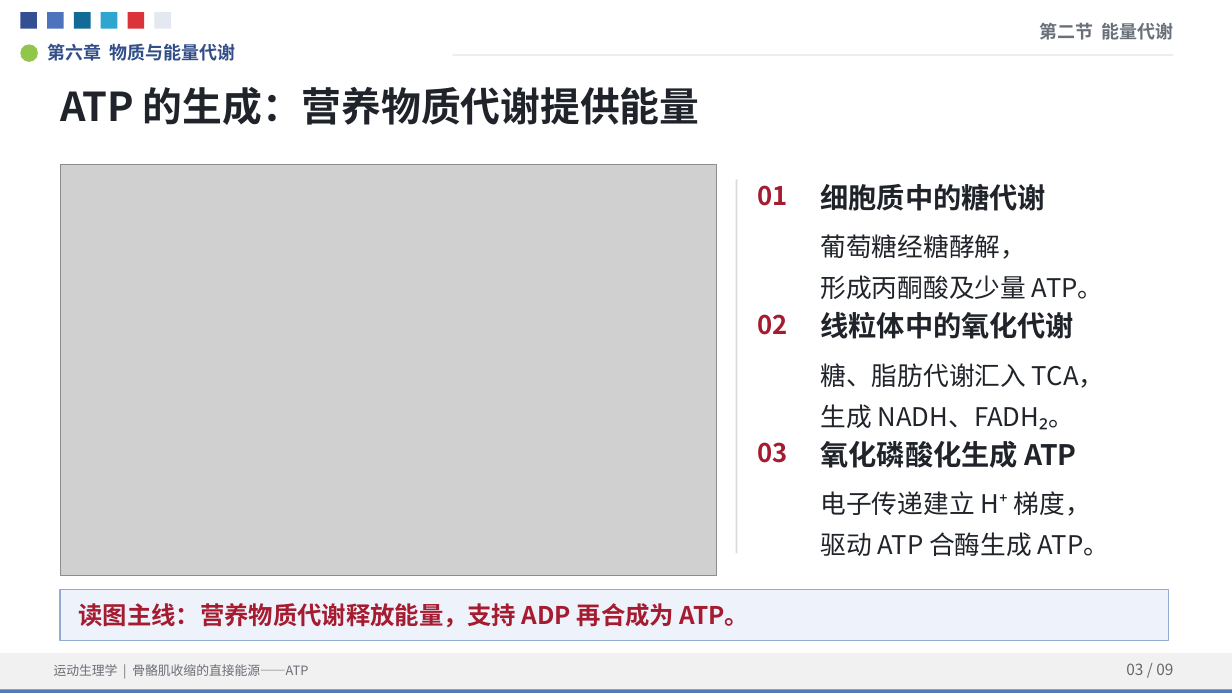
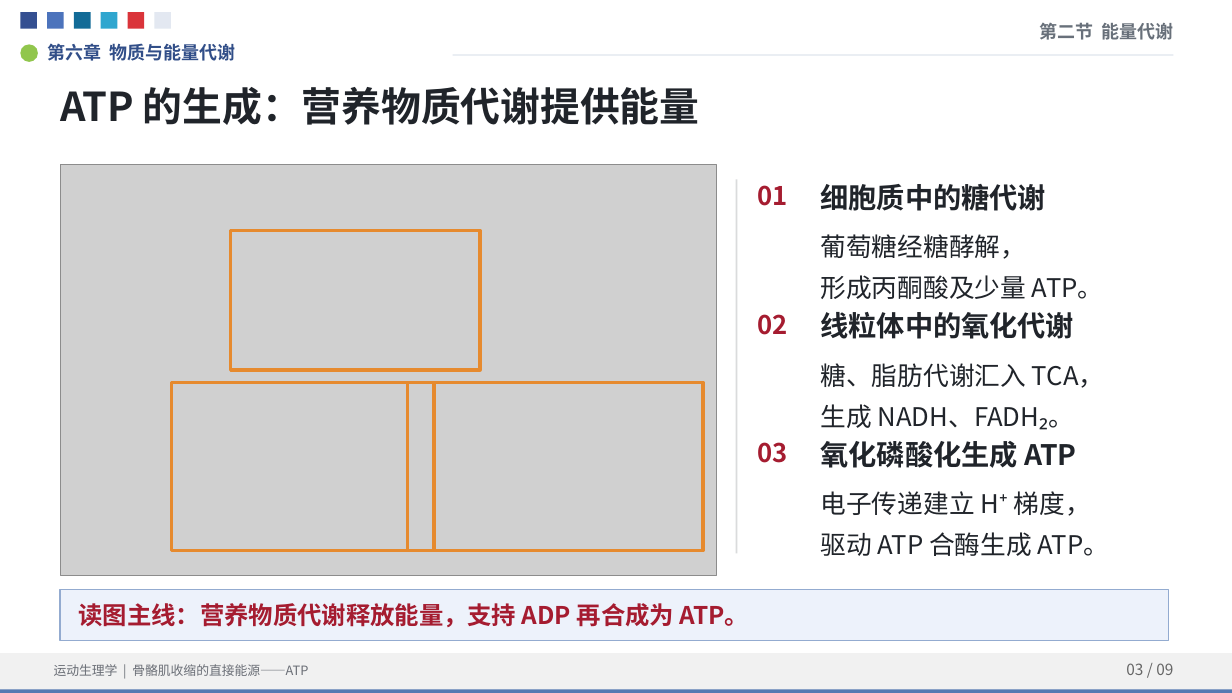
Before and after one commit to TaoXyjammy/ATPLecture, a slide deck: slide 3 of ATP_Lecture_UCI_Reference.pptx. Drawn at 1232x693 pixels with LibreOffice and Linux fonts; fonts in the diff are those of the drawing; grey boxes stand for pictures. Boxes give left, top, right and bottom in pixels: in the first picture for what was removed or moved away, otherwise in the second. Text is boxed around its words. In the diff, an @@ line names an element or a change of style, - is before the commit and + after.

```diff
--- a/ATP_Lecture_UCI_Reference.pptx
+++ b/ATP_Lecture_UCI_Reference.pptx
@@ rectangle added at (231,230,481,370), outline #E68A2E 2.7 pt @@
@@ rectangle added at (172,383,434,551), outline #E68A2E 2.7 pt @@
@@ rectangle added at (408,383,702,551), outline #E68A2E 2.7 pt @@
```
Also in this commit, not shown: 1 other slide changed, 6 other files.
